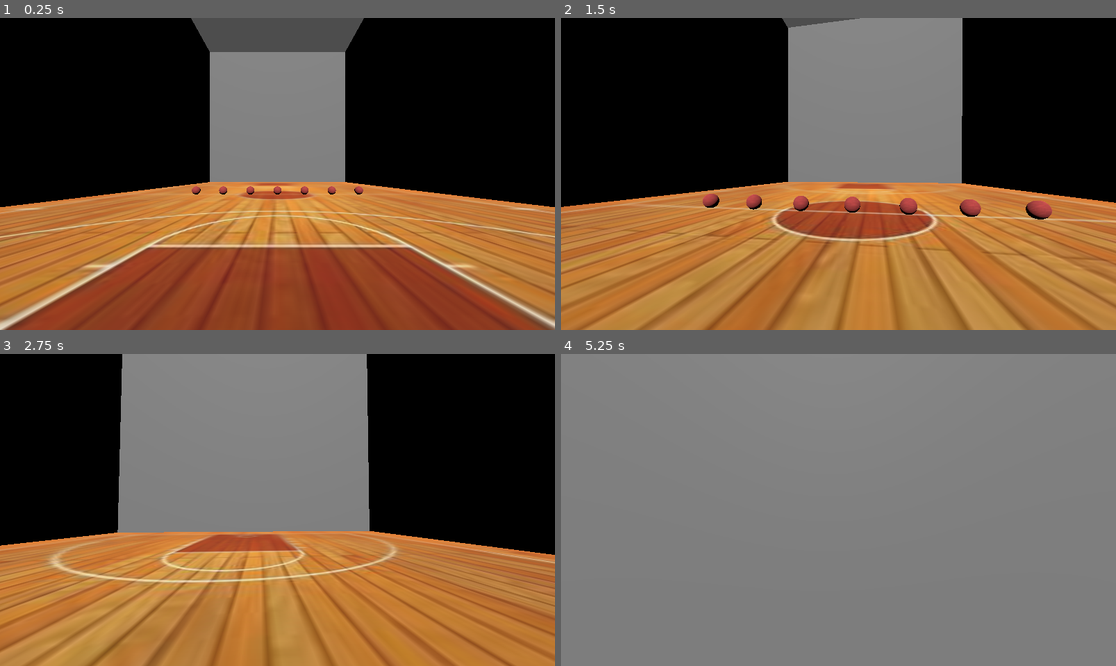
Above: before the commit, frames 1-4 (two rows, left to right).
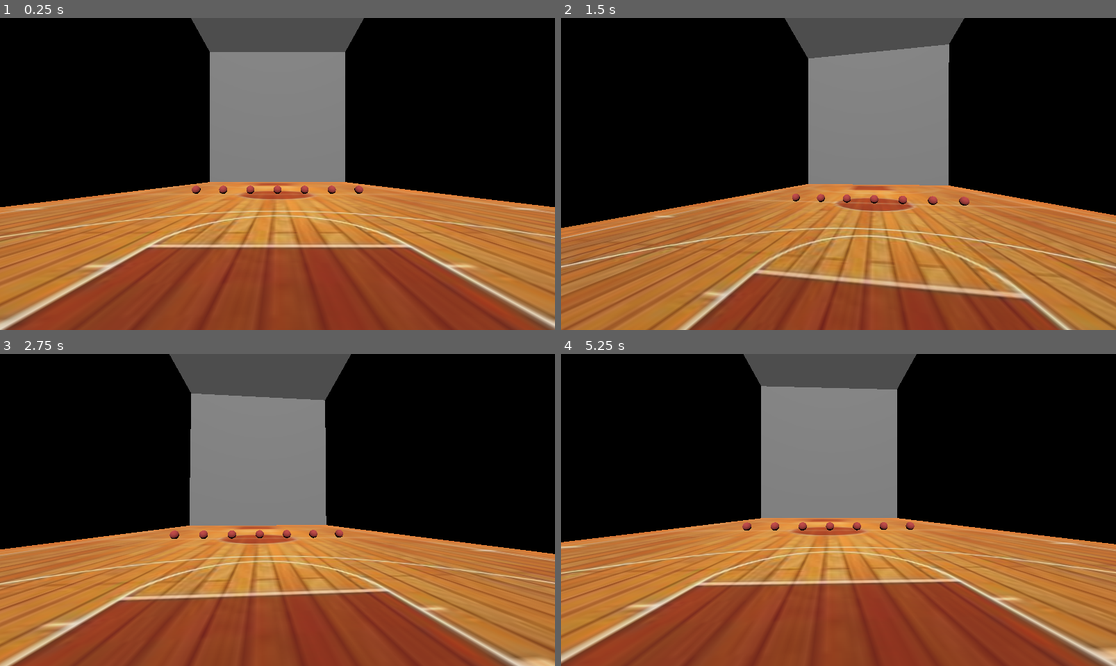
Above: after the commit, the same moments.

Repository: 548778-stack/dodge-ultimate
Game: Godot game, scene res://level_1.tscn
Same seed, same stepped clock (60 frames per second), same inputs: the game is played once before the commit and once after it.
Inputs (mouse positions are in pixels of both pictures, inside the frame that each line leads up to):
- Up to frame 1 (0.25 s): no input
- Up to frame 2 (1.5 s): tap Enter (ui_accept) at 0.5 s; move the mouse to (866, 174) at 0.52 s; hold Enter (ui_accept) 0.53-1.28 s; hold Up (ui_up) from 0.53 s (still down); tap Space (jump, bound only after the commit) at 0.77, 1.07 s; tap E (interact, bound only after the commit) at 0.8, 1.35 s; move the mouse to (810, 174) at 1.27 s
- Up to frame 3 (2.75 s): keep holding Up (ui_up); tap Space (jump, bound only after the commit) at 1.52, 1.82, 2.3 s; click (249, 510) at 1.55 s; move the mouse to (288, 503) at 2.02 s; press the mouse at (288, 503) at 2.03 s
- Up to frame 4 (5.25 s): keep holding Up (ui_up); move the mouse to (832, 516) at 2.77 s; release the mouse at (832, 516) at 2.78 s; tap Space (jump, bound only after the commit) at 2.85, 3.02, 3.32, 3.77, 4.07, 4.52, 4.82 s; tap Enter (ui_accept) at 3.05 s; move the mouse to (877, 513) at 3.52 s; hold Enter (ui_accept) 3.53-4.28 s; tap E (interact, bound only after the commit) at 3.8, 4.35 s; move the mouse to (794, 506) at 4.27 s; click (794, 506) at 4.55 s; move the mouse to (844, 510) at 5.02 s; press the mouse at (844, 510) at 5.03 s

The runs differ from the first frame. In frame 1, less than 0.1% of the frame differs, in the area x 34-66%, y 53-57%; in frame 2, 31%; in frame 3, 40%; in frame 4, 90%, in the area x 0-100%, y 0-100%.

Commit message:
latest adds

Diff:
--- a/Ball.tscn
+++ b/Ball.tscn
@@ -1,6 +1,10 @@
 [gd_scene format=3 uid="uid://d1su38k5jbpd6"]
 
 [ext_resource type="Texture2D" uid="uid://bvxto227xu16a" path="res://dc8cee74-918d-461d-a662-33427da06161.jpg" id="1_x8fbi"]
+
+[sub_resource type="PhysicsMaterial" id="PhysicsMaterial_x8fbi"]
+friction = 0.3
+bounce = 0.8
 
 [sub_resource type="SphereShape3D" id="SphereShape3D_cbx31"]
 radius = 0.3
@@ -14,7 +18,11 @@
 height = 0.6
 
 [node name="Ball" type="RigidBody3D" unique_id=6337348]
+mass = 0.5
+physics_material_override = SubResource("PhysicsMaterial_x8fbi")
 continuous_cd = true
+linear_damp = 0.1
+angular_damp = 0.1
 
 [node name="CollisionShape3D" type="CollisionShape3D" parent="." unique_id=1717446292]
 shape = SubResource("SphereShape3D_cbx31")
--- a/player.gd
+++ b/player.gd
@@ -1,7 +1,11 @@
 extends CharacterBody3D
 
 @export var speed: float = 8.0
+@export var jump_velocity: float = 4.5
 @export var mouse_sensitivity: float = 0.003
+
+# Get the gravity from the project settings to be synced with RigidBody nodes
+var gravity: float = ProjectSettings.get_setting("physics/3d/default_gravity")
 
 @onready var camera = $Camera3D
 @onready var interaction_ray = $Camera3D/RayCast3D
@@ -13,22 +17,36 @@
 	Input.mouse_mode = Input.MOUSE_MODE_CAPTURED
 
 func _unhandled_input(event: InputEvent) -> void:
-	if event is InputEventMouseMotion:
+	if event is InputEventMouseMotion and Input.mouse_mode == Input.MOUSE_MODE_CAPTURED:
 		rotate_y(-event.relative.x * mouse_sensitivity)
 		camera.rotate_x(-event.relative.y * mouse_sensitivity)
 		camera.rotation.x = clamp(camera.rotation.x, deg_to_rad(-80), deg_to_rad(80))
 
-	if event.is_action_pressed("ui_accept"):
+	# INTERACT (E)
+	if event.is_action_pressed("interact"):
 		if held_ball == null:
 			try_pickup_ball()
-		else:
+
+	# THROW (Left Click)
+	if event.is_action_pressed("throw_ball"):
+		if held_ball != null:
 			throw_ball()
 
+	# Uncapture mouse (Escape)
 	if event.is_action_pressed("ui_cancel"):
 		Input.mouse_mode = Input.MOUSE_MODE_VISIBLE
 
-func _physics_process(_delta: float) -> void:
-	var input_dir := Input.get_vector("ui_left", "ui_right", "ui_up", "ui_down")
+func _physics_process(delta: float) -> void:
+	# Add gravity
+	if not is_on_floor():
+		velocity.y -= gravity * delta
+
+	# Handle Jump
+	if Input.is_action_just_pressed("jump") and is_on_floor():
+		velocity.y = jump_velocity
+
+	# Get movement input based on new Input Map
+	var input_dir := Input.get_vector("move_left", "move_right", "move_forward", "move_backward")
 	var direction := (transform.basis * Vector3(input_dir.x, 0, input_dir.y)).normalized()
 
 	if direction:
@@ -41,10 +59,7 @@
 	move_and_slide()
 
 func try_pickup_ball() -> void:
-	# Force the ray to update exactly at the moment we press the button
 	interaction_ray.force_raycast_update()
-
-	print("Ray colliding: ", interaction_ray.is_colliding(), " | Collider: ", interaction_ray.get_collider())
 
 	if interaction_ray.is_colliding():
 		var object_seen = interaction_ray.get_collider()
@@ -52,17 +67,19 @@
 		if object_seen is RigidBody3D:
 			held_ball = object_seen
 
-			# Freeze physics before moving it
 			held_ball.freeze = true
 			held_ball.linear_velocity = Vector3.ZERO
 			held_ball.angular_velocity = Vector3.ZERO
 
-			# Reparent to the hand
+			# Turn off collision so it doesn't push the player
+			var ball_shape = held_ball.get_node("CollisionShape3D")
+			if ball_shape:
+				ball_shape.disabled = true
+
 			if held_ball.get_parent():
 				held_ball.get_parent().remove_child(held_ball)
 			hold_position.add_child(held_ball)
 
-			# Snap to hand center
 			held_ball.position = Vector3.ZERO
 			held_ball.rotation = Vector3.ZERO
 			print("Successfully picked up the ball!")
@@ -74,16 +91,16 @@
 	var ball_to_throw = held_ball
 	held_ball = null
 
-	# Reparent back to the level
 	hold_position.remove_child(ball_to_throw)
 	get_parent().add_child(ball_to_throw)
 
-	# Match current hand position
 	ball_to_throw.global_position = hold_position.global_position
 
-	# Unfreeze so physics works again
+	# Turn collision back on
+	var ball_shape = ball_to_throw.get_node("CollisionShape3D")
+	if ball_shape:
+		ball_shape.disabled = false
+
 	ball_to_throw.freeze = false
-
-	# Throw it forward
 	var throw_direction = -camera.global_transform.basis.z.normalized()
 	ball_to_throw.linear_velocity = throw_direction * 25.0
--- a/project.godot
+++ b/project.godot
@@ -49,6 +49,41 @@
 , Object(InputEventKey,"resource_local_to_scene":false,"resource_name":"","device":-1,"window_id":0,"alt_pressed":false …(183 unchanged characters)…
 ]
 }
+move_forward={
+"deadzone": 0.2,
+"events": [Object(InputEventKey,"resource_local_to_scene":false,"resource_name":"","device":-1,"window_id":0,"alt_pressed":false,"shift_pressed":false,"ctrl_pressed":false,"meta_pressed":false,"pressed":false,"keycode":0,"physical_keycode":87,"key_label":0,"unicode":119,"location":0,"echo":false,"script":null)
+]
+}
+move_backward={
+"deadzone": 0.2,
+"events": [Object(InputEventKey,"resource_local_to_scene":false,"resource_name":"","device":-1,"window_id":0,"alt_pressed":false,"shift_pressed":false,"ctrl_pressed":false,"meta_pressed":false,"pressed":false,"keycode":0,"physical_keycode":83,"key_label":0,"unicode":115,"location":0,"echo":false,"script":null)
+]
+}
+move_left={
+"deadzone": 0.2,
+"events": [Object(InputEventKey,"resource_local_to_scene":false,"resource_name":"","device":-1,"window_id":0,"alt_pressed":false,"shift_pressed":false,"ctrl_pressed":false,"meta_pressed":false,"pressed":false,"keycode":0,"physical_keycode":65,"key_label":0,"unicode":97,"location":0,"echo":false,"script":null)
+]
+}
+move_right={
+"deadzone": 0.2,
+"events": [Object(InputEventKey,"resource_local_to_scene":false,"resource_name":"","device":-1,"window_id":0,"alt_pressed":false,"shift_pressed":false,"ctrl_pressed":false,"meta_pressed":false,"pressed":false,"keycode":0,"physical_keycode":68,"key_label":0,"unicode":100,"location":0,"echo":false,"script":null)
+]
+}
+interact={
+"deadzone": 0.2,
+"events": [Object(InputEventKey,"resource_local_to_scene":false,"resource_name":"","device":-1,"window_id":0,"alt_pressed":false,"shift_pressed":false,"ctrl_pressed":false,"meta_pressed":false,"pressed":false,"keycode":0,"physical_keycode":69,"key_label":0,"unicode":101,"location":0,"echo":false,"script":null)
+]
+}
+jump={
+"deadzone": 0.2,
+"events": [Object(InputEventKey,"resource_local_to_scene":false,"resource_name":"","device":-1,"window_id":0,"alt_pressed":false,"shift_pressed":false,"ctrl_pressed":false,"meta_pressed":false,"pressed":false,"keycode":0,"physical_keycode":32,"key_label":0,"unicode":32,"location":0,"echo":false,"script":null)
+]
+}
+throw_ball={
+"deadzone": 0.2,
+"events": [Object(InputEventMouseButton,"resource_local_to_scene":false,"resource_name":"","device":-1,"window_id":0,"alt_pressed":false,"shift_pressed":false,"ctrl_pressed":false,"meta_pressed":false,"button_mask":0,"position":Vector2(0, 0),"global_position":Vector2(0, 0),"factor":1.0,"button_index":1,"canceled":false,"pressed":false,"double_click":false,"script":null)
+]
+}
 
 [layer_names]
 
